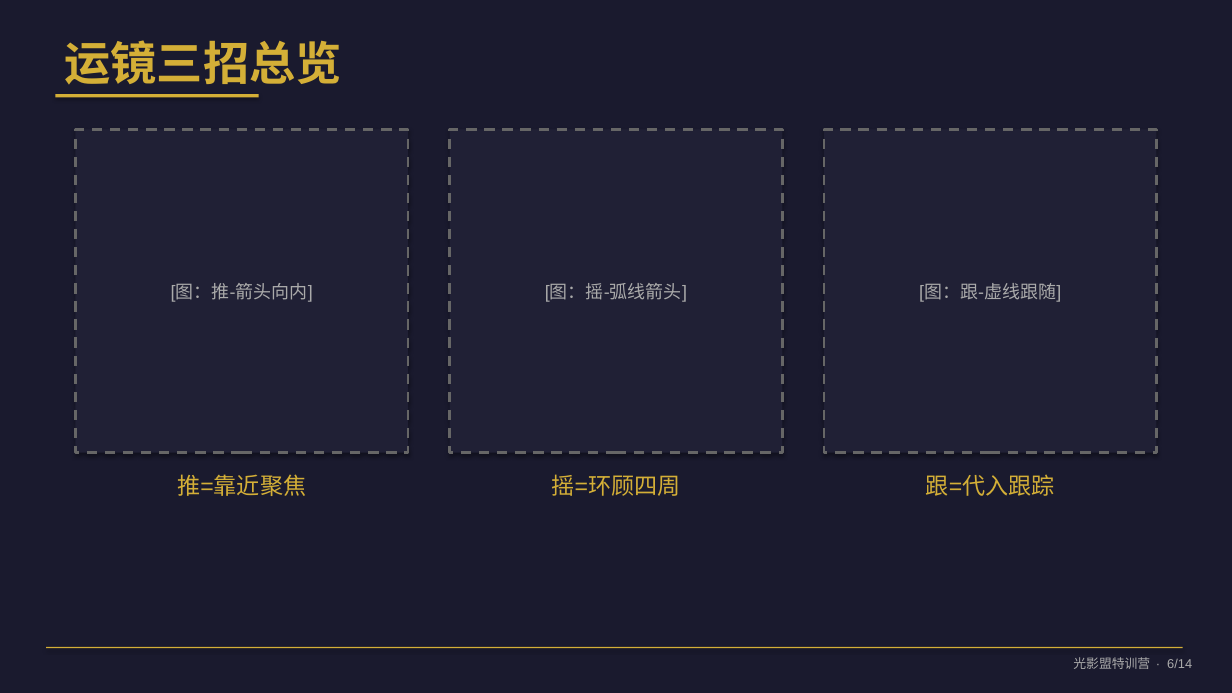
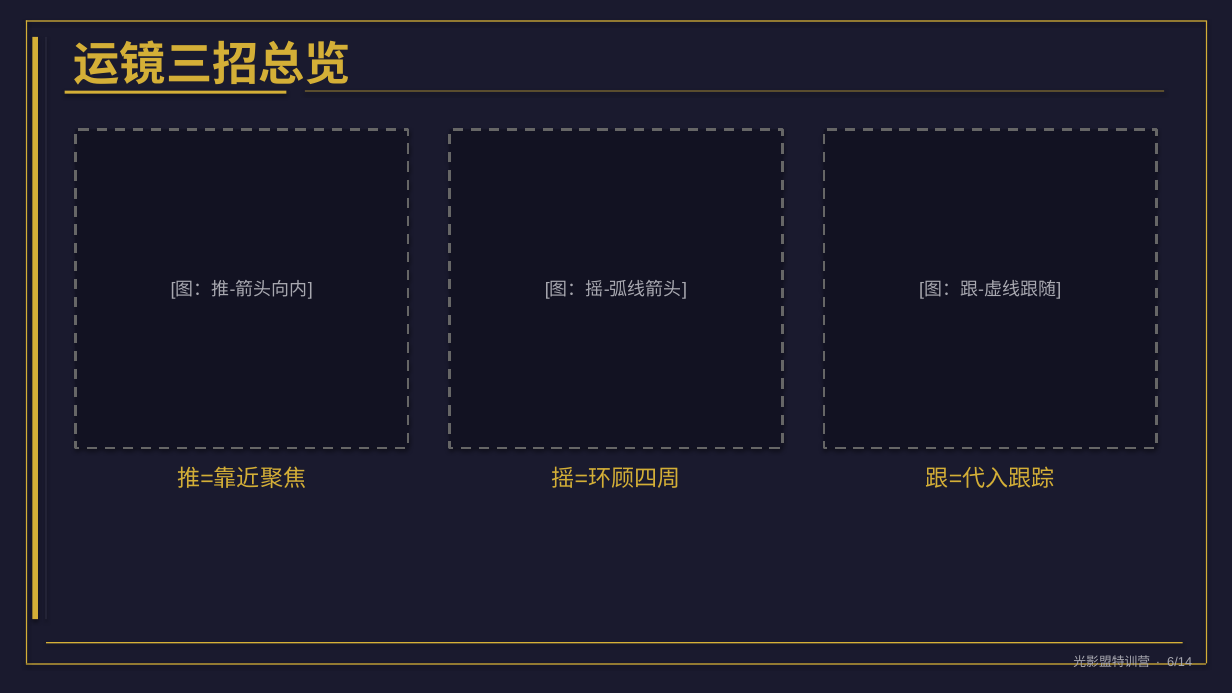
Before and after one commit to jun66888/Photon, a slide deck: slide 6 of 试听课_从景别到剪辑.pptx. Drawn at 1232x693 pixels with LibreOffice and Linux fonts; fonts in the diff are those of the drawing. Boxes give left, top, right and bottom in pixels: in the first picture for what was removed or moved away, otherwise in the second. Text is boxed around its words. In the diff, an @@ line names an element or a change of style, - is before the commit and + after.

```diff
--- a/试听课_从景别到剪辑.pptx
+++ b/试听课_从景别到剪辑.pptx
@@ rectangle added at [26, 20, 1206, 21], fill #D4AF37 @@
@@ rectangle added at [26, 20, 27, 664], fill #D4AF37 @@
@@ rectangle added at [1206, 20, 1207, 664], fill #D4AF37 @@
@@ rectangle added at [32, 37, 38, 619], fill #D4AF37 @@
@@ text "运镜三招总览" rewrapped from [64, 40, 341, 84] to [74, 40, 351, 92] @@
@@ rectangle: place and size @@
-rectangle at [55, 94, 259, 97]
+rectangle at [65, 91, 287, 93]
@@ rectangle added at [305, 91, 1165, 91], fill #D4AF37 @@
@@ text colour #AAAAAA to #A8A8B0; fill #202035 to #121222 in 3 elements at [450, 129, 783, 448], [824, 129, 1157, 448], [76, 129, 409, 448] @@
@@ rectangle "[图：推-箭头向内]": place and size @@
-rectangle "[图：推-箭头向内]" at [76, 129, 409, 453]
+rectangle "[图：推-箭头向内]" at [76, 129, 409, 448]
@@ rectangle "[图：摇-弧线箭头]": place and size @@
-rectangle "[图：摇-弧线箭头]" at [450, 129, 783, 453]
+rectangle "[图：摇-弧线箭头]" at [450, 129, 783, 448]
@@ rectangle "[图：跟-虚线跟随]": place and size @@
-rectangle "[图：跟-虚线跟随]" at [824, 129, 1157, 453]
+rectangle "[图：跟-虚线跟随]" at [824, 129, 1157, 448]
@@ 3 texts: place and size @@
-3 texts at [177, 474, 1055, 496]
+3 texts at [177, 466, 1055, 488]
@@ rectangle: place and size @@
-rectangle at [46, 647, 1183, 648]
+rectangle at [46, 642, 1183, 643]
@@ text "光影盟特训营 · 6/14" at [1073, 655, 1192, 667]: text colour #AAAAAA to #A8A8B0 @@
@@ rectangle added at [26, 664, 1206, 665], fill #D4AF37 @@
```
Also in this commit, not shown: 13 other slides changed, 1 other file.
